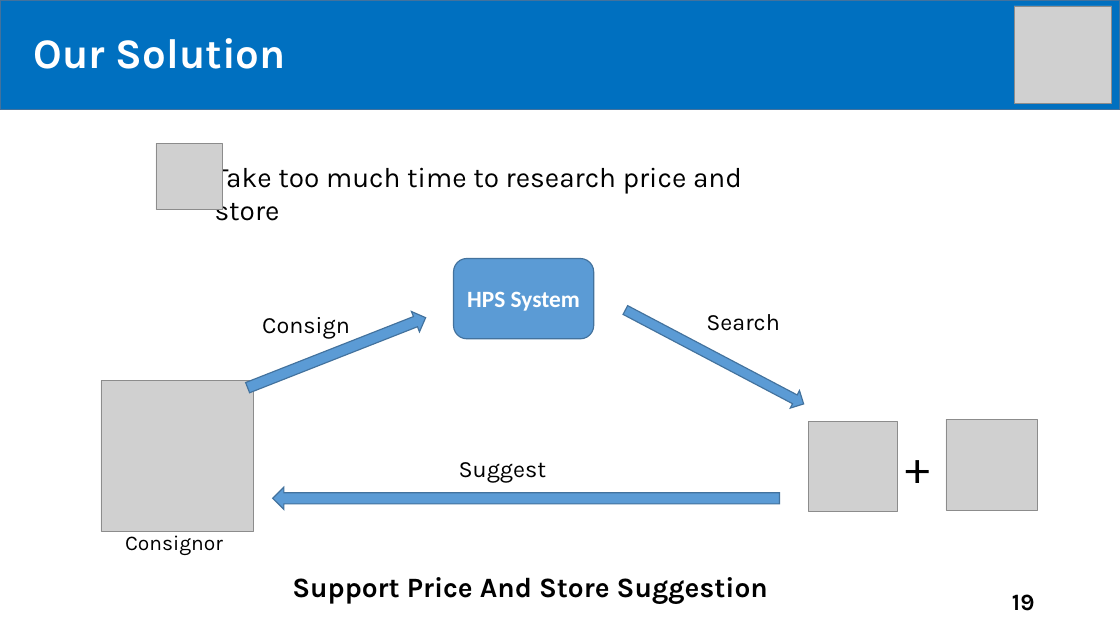
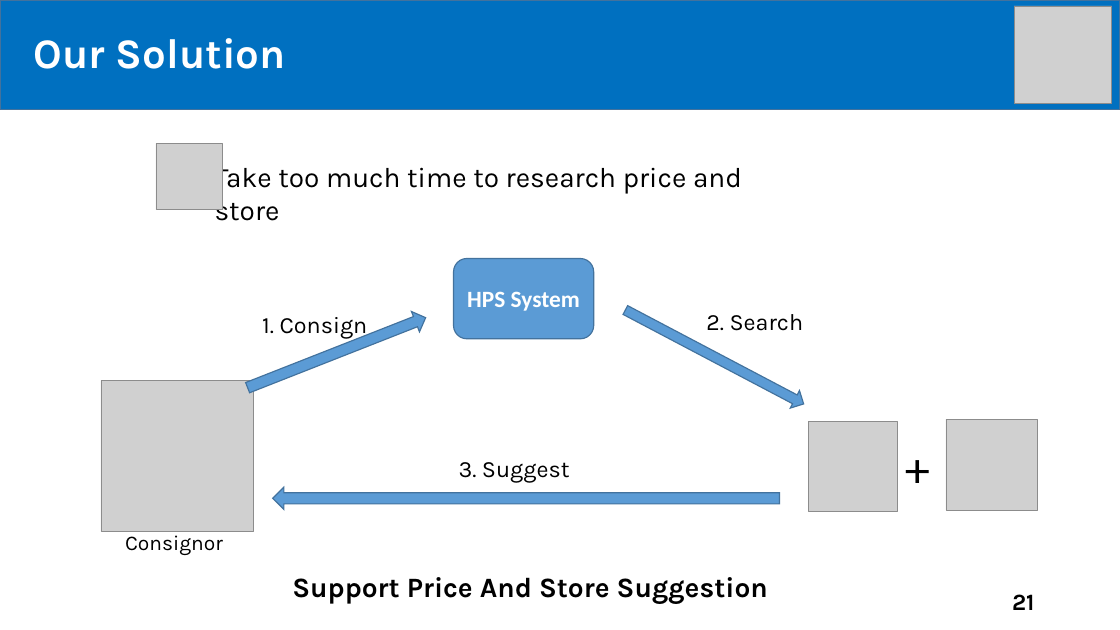
Before and after one commit to tiendan3108/CP, a slide deck: slide 21 of Source/Presentation/PreFinalPresentation.pptx (slide 19 before the commit). Drawn at 1120x630 pixels with LibreOffice and Linux fonts; fonts in the diff are those of the drawing; grey boxes stand for pictures. Boxes give left, top, right and bottom in pixels: in the first picture for what was removed or moved away, otherwise in the second. Text is boxed around its words. In the diff, an @@ line names an element or a change of style, - is before the commit and + after.

```diff
--- a/Source/Presentation/PreFinalPresentation.pptx
+++ b/Source/Presentation/PreFinalPresentation.pptx
@@ text at bbox=[262, 317, 368, 338]: text changed @@
-Consign
+1. Consign
@@ text at bbox=[706, 314, 804, 331]: text changed @@
-Search
+2. Search
@@ text at bbox=[459, 462, 570, 483]: text changed @@
-Suggest
+3. Suggest
@@ page number at bbox=[1012, 594, 1034, 610]: text changed @@
-19
+21
```
Also in this commit, not shown: 22 other slides changed, 14 slides added.
